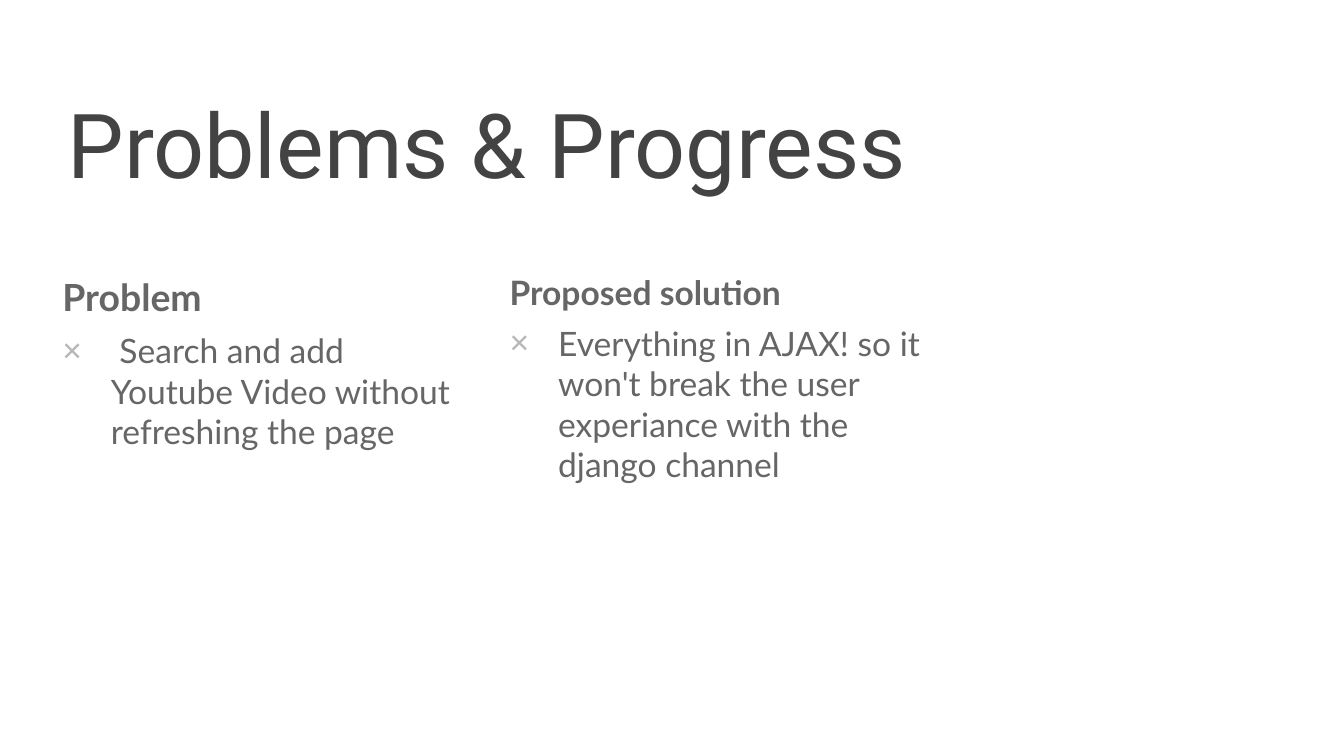
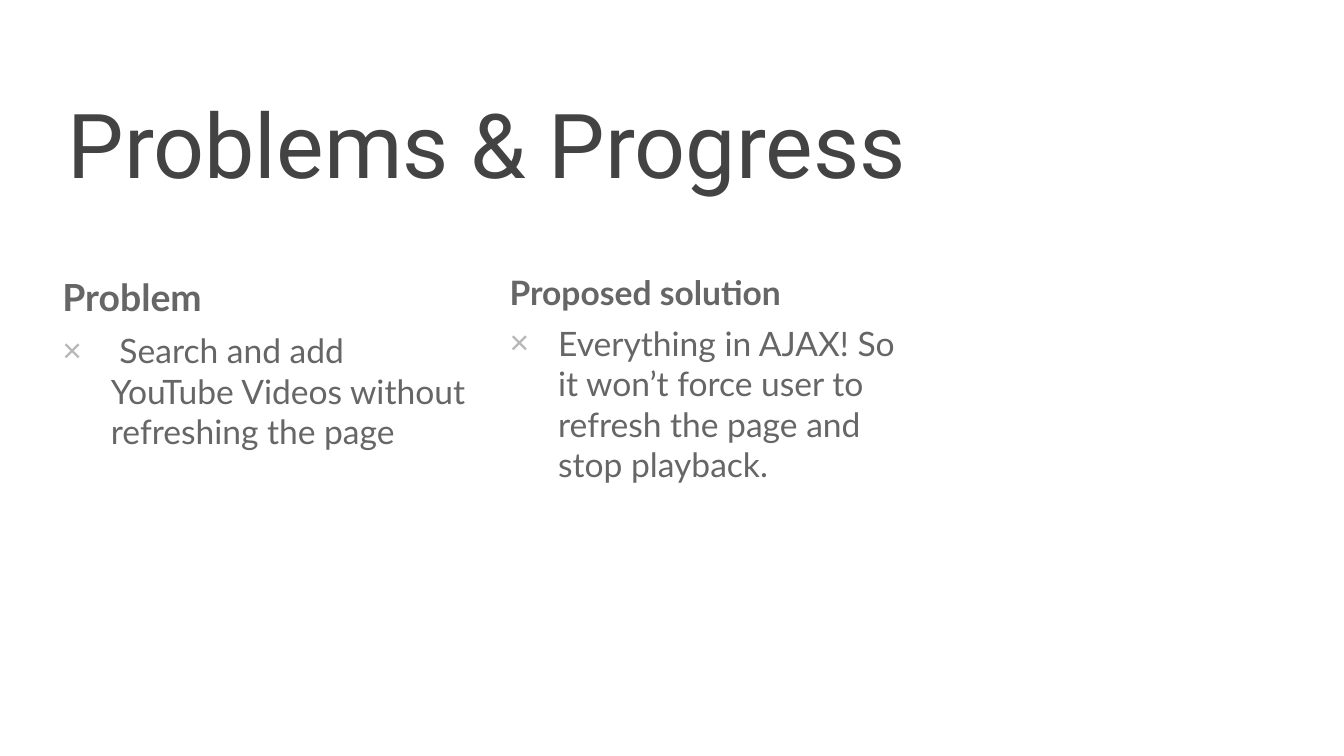
Before and after one commit to nkjack/17437-hot-pot-music-share, a slide deck: slide 9 of sprint-presentations/1119_WebApp_presentation.pptx. Drawn at 1344x756 pixels with LibreOffice and Linux fonts; fonts in the diff are those of the drawing; background and template pictures are left out. Boxes give left, top, right and bottom in pixels: in the first picture for what was removed or moved away, otherwise in the second. Text is boxed around its words. In the diff, an @@ line names an element or a change of style, - is before the commit and + after.

Commit message:
Minor rewording and typo corrections :)

```diff
--- a/sprint-presentations/1119_WebApp_presentation.pptx
+++ b/sprint-presentations/1119_WebApp_presentation.pptx
@@ text at <box>111,338,465,450</box>: text changed @@
-× Search and add Youtube Video without refreshing the page
+× Search and add YouTube Videos without refreshing the page
@@ text at <box>558,331,895,483</box>: text changed @@
-× Everything in AJAX! so it won't break the user experiance with the django channel
+× Everything in AJAX! So it won’t force user to refresh the page and stop playback.
```
Also in this commit, not shown: 7 other slides changed.
